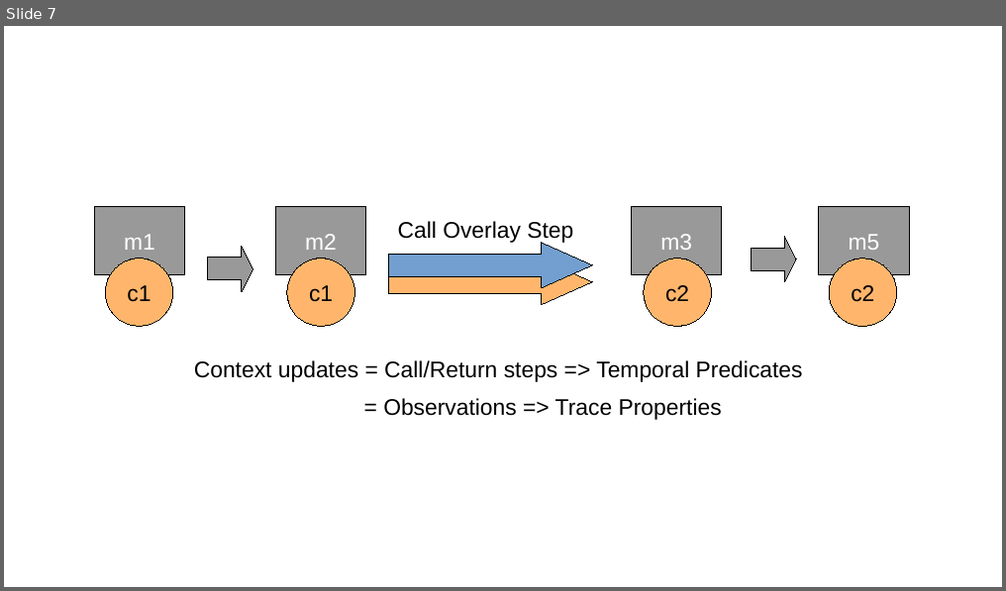
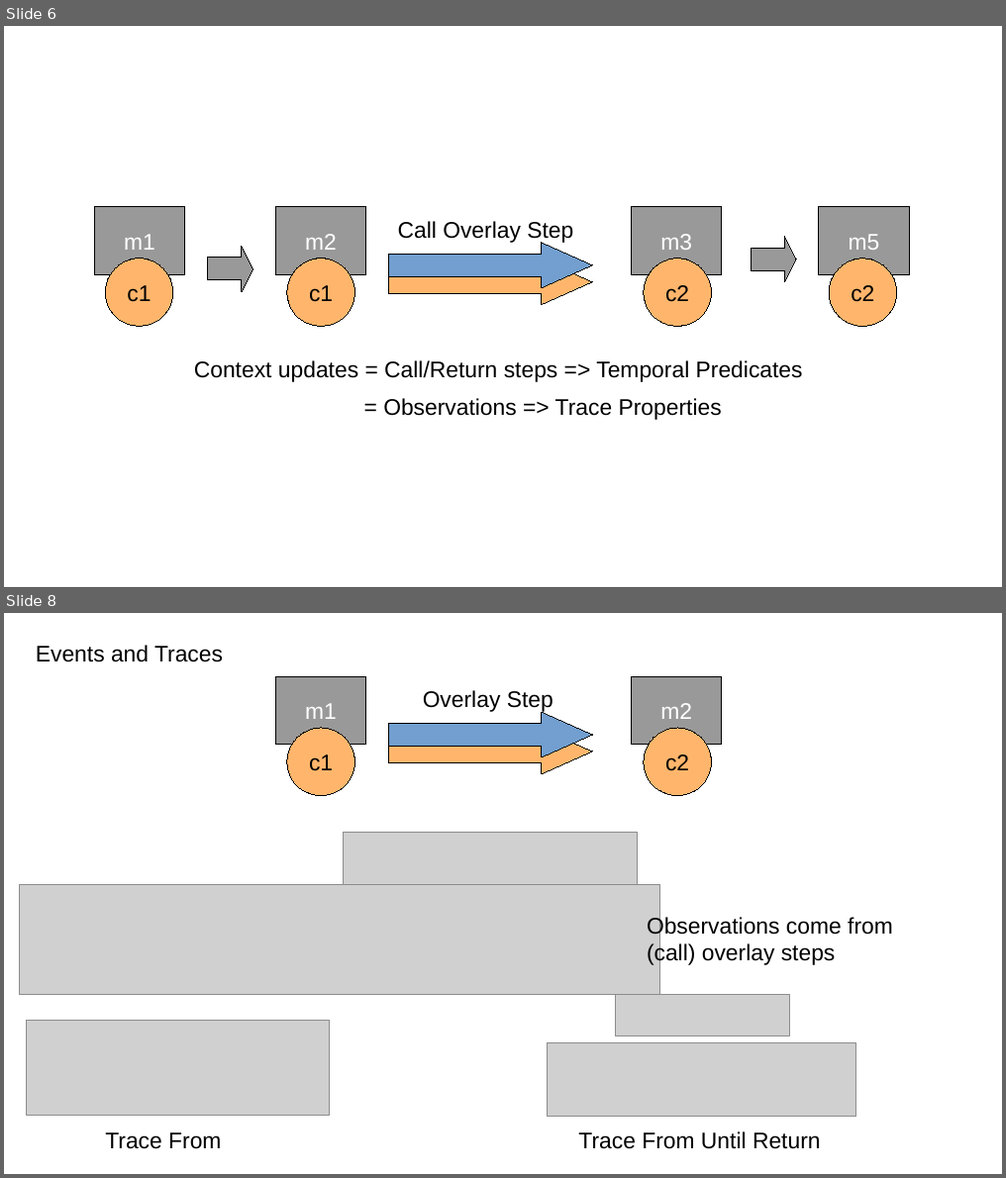
Before and after one commit to bcpierce00/interfering, a slide deck: submission5/StackPres.odp. Shown one above the other, each under a label of ours: slide 7 before the commit, slides 6 and 8 after it; the slides between them are not shown. The pictures are 1006x591 and 1006x1178 pixels, drawn with LibreOffice and Linux fonts; fonts in the diff are those of the drawing; grey boxes stand for pictures. Boxes give left, top, right and bottom in pixels: in the first picture for what was removed or moved away, otherwise in the second. Text is boxed around its words. In the diff, an @@ line names an element or a change of style, - is before the commit and + after.

```diff
--- a/submission5/StackPres.odp
+++ b/submission5/StackPres.odp
@@ slide 8 added at [4, 613, 1002, 1174], background #FFFFFF @@
@@ text added at [36, 645, 223, 663], 18 pt, text #000000 @@
+Events and Traces
@@ rectangle added at [275, 676, 366, 745], fill #999999, outline #000000 0 pt, 18 pt, text #FFFFFF @@
+m1
@@ text added at [423, 690, 553, 713], 18 pt, text #000000 @@
+Overlay Step
@@ rectangle added at [632, 676, 722, 745], fill #999999, outline #000000 0 pt, 18 pt, text #FFFFFF @@
+m2
@@ ellipse added at [287, 728, 355, 796], fill #FFB66C, outline #000000 0 pt, 18 pt, text #000000 @@
+c1
@@ right arrow added at [389, 729, 593, 774], fill #FFB66C, outline #000000 0 pt @@
@@ right arrow added at [389, 712, 593, 757], fill #729FCF, outline #000000 0 pt @@
@@ ellipse added at [644, 728, 711, 796], fill #FFB66C, outline #000000 0 pt, 18 pt, text #000000 @@
+c2
@@ picture added at [344, 832, 638, 884] @@
@@ picture added at [20, 884, 660, 995] @@
@@ text added at [647, 916, 893, 966], 18 pt, text #000000 @@
+Observations come from
+(call) overlay steps
@@ picture added at [615, 995, 790, 1037] @@
@@ picture added at [27, 1021, 329, 1116] @@
@@ picture added at [548, 1043, 857, 1117] @@
@@ text added at [105, 1133, 221, 1150], 18 pt, text #000000 @@
+Trace From
@@ text added at [578, 1132, 821, 1150], 18 pt, text #000000 @@
+Trace From Until Return
@@ what was slide 7 is now slide 6 @@
```
Also in this commit, not shown: 2 slides changed, 7 other slides added, 5 slides removed, 1 other file.
